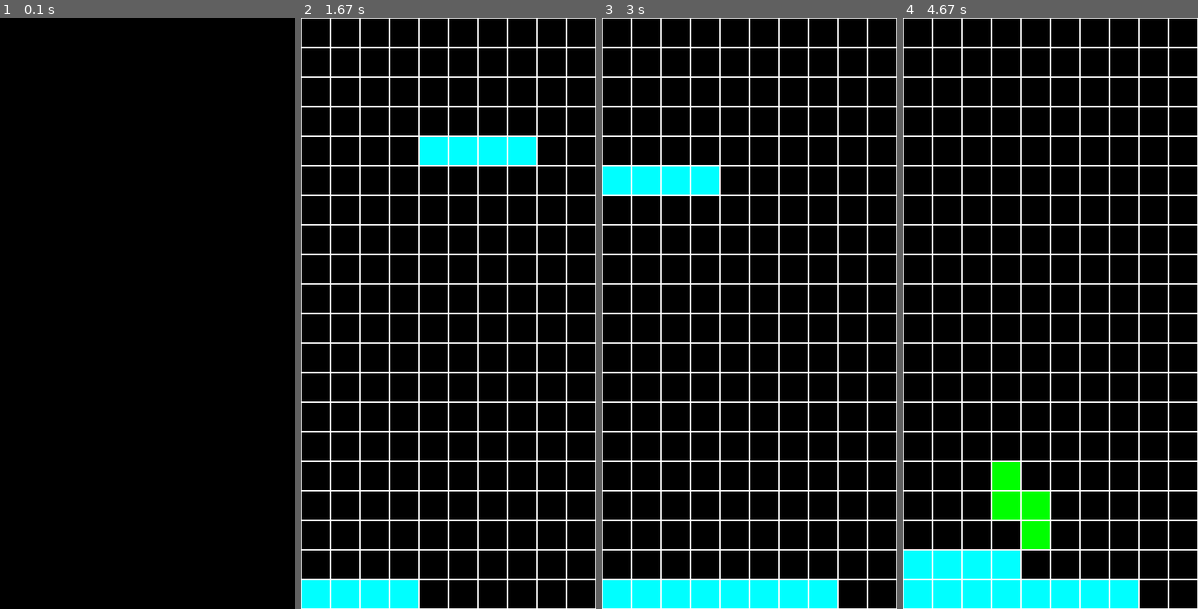
Above: before the commit, frames 1-4 (left to right).
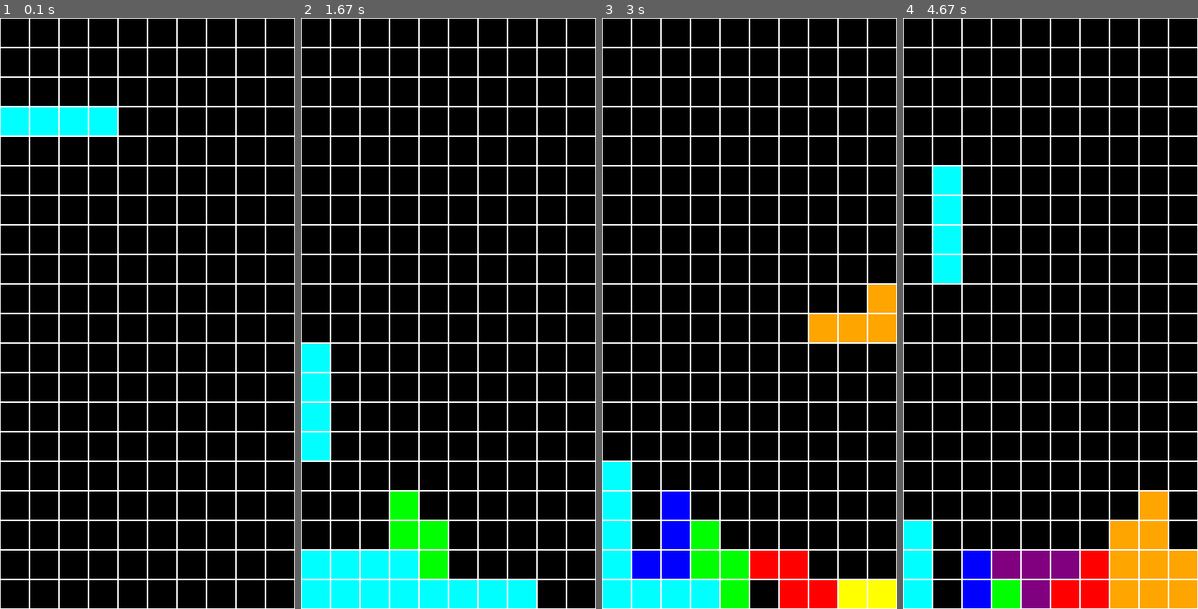
Above: after the commit, the same moments.

Repository: CogitoNTNU/TetrisAI
Game: pygame game, started from main.py
The game is run twice, just before and just after one commit, with the same random seed, the same clock (stepped at 60 frames per second) and the same inputs.
Inputs:
- Up to frame 1 (0.1 s): no input
- Up to frame 2 (1.67 s): hold Right 0.33-0.8 s; hold Up 0.83-1.3 s; hold Right from 1.33 s (still down)
- Up to frame 3 (3 s): release Right at 1.8 s; hold Left 1.83-2.37 s; hold Down 2.4-2.87 s; hold Left from 2.9 s (still down)
- Up to frame 4 (4.67 s): release Left at 3.37 s; hold Up 3.4-3.87 s; hold Right 3.9-4.53 s; hold Down from 4.57 s (still down)

The runs differ from the first frame. In frame 1, 12% of the frame differs, in the area x 0-100%, y 0-100%; in frame 2, 9.0%; in frame 3, 12%; in frame 4, 14%, in the area x 0-100%, y 25-100%.

Commit message:
feat: added demo.py

Diff:
--- /dev/null
+++ b/demo.py
@@ -0,0 +1,9 @@
+from src.agents.agent_factory import create_agent
+from src.game.tetris import Tetris
+from src.game.TetrisGameManager import *
+
+if __name__ == "__main__":
+    board = Tetris()
+    agent = create_agent("heuristic")
+    manager = TetrisGameManager(board)
+    manager.startDemo(agent)
--- a/src/game/tetris.py
+++ b/src/game/tetris.py
@@ -7,7 +7,7 @@
 
 from src.game.block import Block
 
-DEMO_SLEEP = 0.05
+DEMO_SLEEP = 0
 
 
 class Action(Enum):
